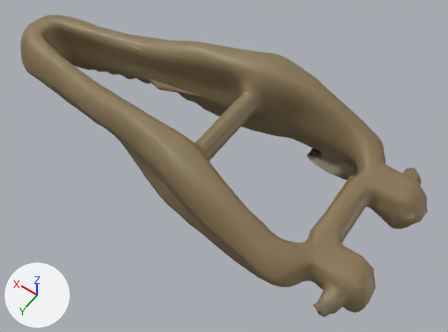
The glTF model models/bone7.glb as it was, and as the next commit left it.
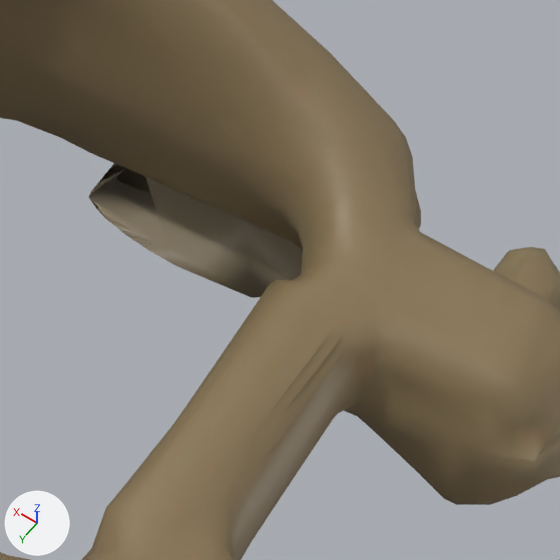
Old and new are each drawn whole from a camera (50 mm lens) standing at (-0.56, 0.668, 0.95) and looking at (-0.101, 0.024, -0.061) and again close up on the part from 64% to 93% of the width and 33% to 73% of the height. Every picture has the same lights, and +X, +Y and +Z are marked at lower left. The last two pictures show the newer version. Vertices at exactly the same position are counted once.

The scene before the commit, as lines of its bpy script (objects in view):
```python
me_meshes_0__002 = bpy.data.meshes.new('meshes[0].002')
me_meshes_0__002.from_pydata(...)  # 2496 vertices, 5000 faces; spans x -0.49..0.49, y -0.205..0.205, z -0.104..0.104
me_meshes_0__002.materials.append(mat_tripo_material_a7e4973e_c823_4d2e_9b97_84fa7933553a)  # picture img_golden_u_shaped_clip_3d_model_basecolor
ob_tripo_node_a7e4973e_c823_4d2e_9b97_84fa7933553a = bpy.data.objects.new('tripo_node_a7e4973e-c823-4d2e-9b97-84fa7933553a', me_meshes_0__002)
ob_tripo_node_a7e4973e_c823_4d2e_9b97_84fa7933553a.location = (0.0, 0.0, 0.0)
```
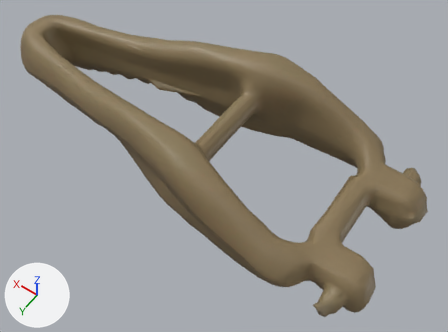
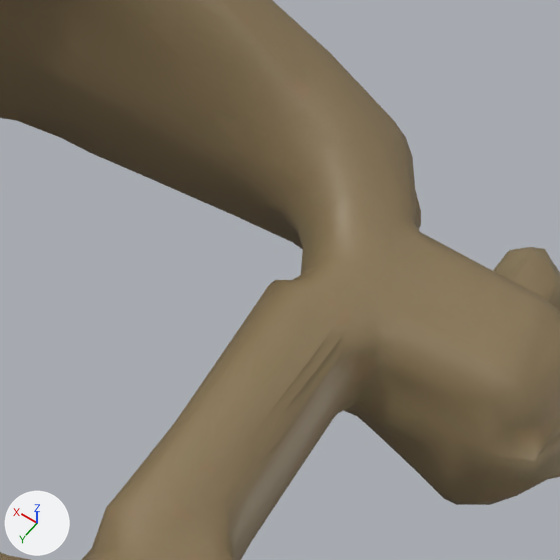
Commit message: chore: 更新bone7.glb模型文件

Changed parts and their boxes (x1, y1, x2, y2) in the close-ups (560 x 560 px):
part 1 of me_meshes_0__002, deleted (brown): before (89, 163, 303, 298)

Edits to the bpy script that builds the scene:
```text
Change me_meshes_0__002:
    used by ob_tripo_node_a7e4973e_c823_4d2e_9b97_84fa7933553a; location = (0.0, 0.0, 0.0)
    remove me_meshes_0__002.from_pydata(...)  # 2496 vertices, 5000 faces; spans x -0.49..0.49, y -0.205..0.205, z -0.104..0.104
    add me_meshes_0__002.from_pydata(...)  # 2410 vertices, 4827 faces; spans x -0.49..0.49, y -0.205..0.205, z -0.104..0.104
    me_meshes_0__002 part 1: the loose piece of 86 vertices spanning x -0.34..-0.213, y -0.178..-0.113, z -0.099..-0.097 is deleted
```
